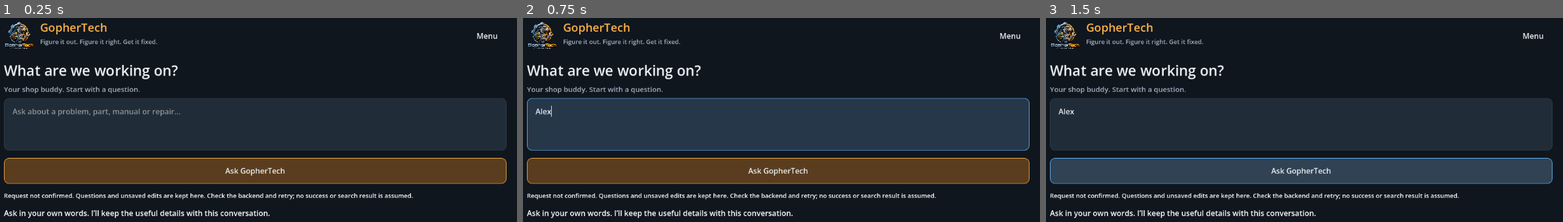
Above: before the commit, frames 1-3 (left to right).
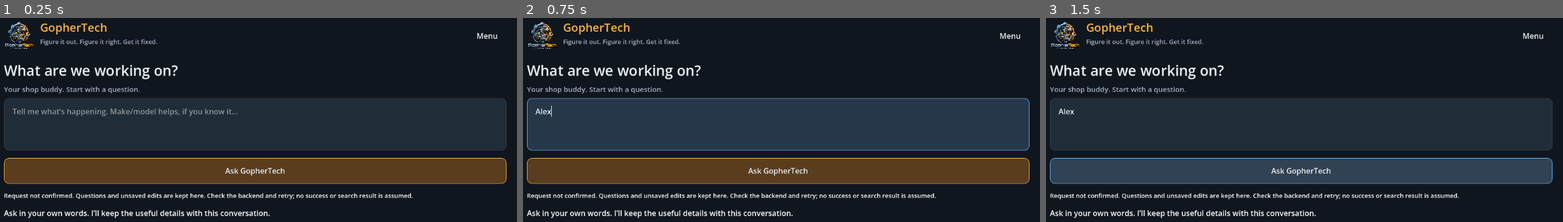
Above: after the commit, the same moments.

Repository: Hawklabs-dev/GopherTech
Game: Godot game, scene res://shop_dashboard.tscn
Same seed, same stepped clock (60 frames per second), same inputs: the game is played once before the commit and once after it.
Inputs (mouse positions are in pixels of both pictures, inside the frame that each line leads up to):
- Up to frame 1 (0.25 s): no input
- Up to frame 2 (0.75 s): click (776, 124) at 0.52 s; type "Alex" at 0.6 s
- Up to frame 3 (1.5 s): click "Ask GopherTech" at 1.25 s

The runs differ from the first frame. In frame 1, 0.6% of the frame differs, in the area x 2-46%, y 44-49%; in frame 2, nothing differs; in frame 3, nothing differs.

Commit message:
Refine workshop follow-ups, visible evidence and answer scrolling

Diff:
--- a/Godot/gopher-tech/job_workspace.gd
+++ b/Godot/gopher-tech/job_workspace.gd
@@ -1,5 +1,5 @@
 extends VBoxContainer
-## Persistent reference-mode conversations. No model, credential or paid API calls.
+## Persistent conversations with source research and optional local passage selection.
 
 signal job_loaded(job: Dictionary)
 signal save_notice(value: String)
@@ -39,6 +39,8 @@
 var applying := false
 var expanded_details: Dictionary = {}
 var sources_expanded := false
+var submitted_question := ""
+var latest_answer_paragraph := 0
 
 func label(parent: Node, value: String, size: int = 15) -> Label:
 	var node := Label.new()
@@ -70,7 +72,12 @@
 	var configured := OS.get_environment("GOPHERTECH_API_URL").strip_edges().trim_suffix("/")
 	if not configured.is_empty(): api_url = configured
 	question = TextEdit.new()
-	question.placeholder_text = "Ask about a problem, part, manual or repair…"
+	question.placeholder_text = "Tell me what’s happening. Make/model helps, if you know it…"
+	question.gui_input.connect(func(event: InputEvent):
+		if event is InputEventKey and event.pressed and event.keycode == KEY_ENTER and (event.ctrl_pressed or event.meta_pressed):
+			question.accept_event()
+			ask()
+	)
 	question.wrap_mode = TextEdit.LINE_WRAPPING_BOUNDARY
 	question.custom_minimum_size.y = 110
 	add_child(question)
@@ -166,6 +173,7 @@
 	operation = kind
 	busy = true
 	ask_button.disabled = true
+	if kind == "question": ask_button.text = "Finding useful information…"
 	var error := request_node.request(api_url + path, ["Content-Type: application/json"], method, "" if method == HTTPClient.METHOD_GET else JSON.stringify(body))
 	if error != OK:
 		if kind == "state":
@@ -173,6 +181,7 @@
 			pending_state = in_flight_state.duplicate(true)
 		busy = false
 		ask_button.disabled = false
+		ask_button.text = "Ask GopherTech"
 		set_status("Backend unavailable. Your question is kept; it has not been saved. Start run_backend.sh and retry.")
 
 func ask() -> void:
@@ -190,6 +199,7 @@
 		request_fingerprint = fingerprint
 	var body := {"question":value,"request_key":request_key}
 	if job.has("id"): body["job_id"] = job["id"]
+	submitted_question = value
 	set_status("Reading saved and manufacturer references…")
 	send("question", "/jobs/question", body)
 
@@ -219,7 +229,11 @@
 	conversation.text = "Ask a question to start a saved conversation."
 	document_panel.visible = false
 	job_loaded.emit(job)
-	set_status("New job • Reference mode (not AI).")
+	expanded_details.clear()
+	sources_expanded = false
+	request_key = ""
+	question.grab_focus()
+	set_status("New conversation · Start with what you know.")
 
 func save_state(changes: Dictionary) -> void:
 	pending_state.merge(changes, true)
@@ -283,7 +297,7 @@
 	if paragraphs.is_empty(): return value
 	var selected := PackedStringArray([paragraphs[0]])
 	for paragraph in paragraphs.slice(1):
-		if paragraph.begins_with("Next ") or paragraph.begins_with …(127 unchanged characters)…  engineering" in paragraph or paragraph.ends_with("?"):
+		if paragraph.begins_with("Next ") or paragraph.begins_with …(127 unchanged characters)…  engineering" in paragraph or paragraph.begins_with("Page ") or paragraph.begins_with("Source:") or "applicability" in paragraph.to_lower() or paragraph.ends_with("?"):
 			selected.append(paragraph)
 	return "\n\n".join(selected)
 
@@ -292,10 +306,11 @@
 	for entry in job.get("messages", []):
 		var id := str(entry["id"])
 		var content: String = entry["content"]
+		if entry["role"] == "assistant": latest_answer_paragraph = transcript.count("\n")
 		if entry["role"] == "assistant" and not expanded_details.get(id, false):
 			content = brief_answer(content)
 		transcript += "[color=#ffb347][b]%s[/b][/color]\n%s\n" % ["You" if entry["role"] == "user" else "GopherTech", escape(content)]
-		if entry["role"] == "assistant":
+		if entry["role"] == "assistant" and brief_answer(entry["content"]) != entry["content"]:
 			transcript += "[url=detail:%s][color=#a6b3c4]%s[/color][/url]\n" % [id, "Less detail" if expanded_details.get(id, false) else "Technical details"]
 		transcript += "\n"
 	if transcript.is_empty(): transcript = "Ask your question above to continue.\n\n"
@@ -343,6 +358,7 @@
 func on_response(result: int, code: int, _headers: PackedStringArray, body: PackedByteArray) -> void:
 	busy = false
 	ask_button.disabled = false
+	ask_button.text = "Ask GopherTech"
 	var parser := JSON.new()
 	var data: Variant = null
 	if parser.parse(body.get_string_from_utf8()) == OK: data = parser.data
@@ -366,7 +382,7 @@
 		jobs = data.get("jobs", [])
 		job_list.clear()
 		for entry in jobs: job_list.add_item(entry["title"] + "  •  " + entry["updated_at"].substr(0, 10))
-		set_status("Reference mode (not AI). Jobs save to this computer.")
+		set_status("Conversations save to this computer. Research uses available sources.")
 		if operation == "startup" and not jobs.is_empty():
 			open_job(jobs[0]["id"])
 			return
@@ -389,7 +405,7 @@
 		apply_job(data)
 		set_status("Saved · " + str(job.get("title", "Workshop job")) + " · Source research.")
 		if operation == "question":
-			question.text = ""
+			if question.text.strip_edges() == submitted_question: question.text = ""
 			request_key = ""
 			document_panel.visible = false
 			answer_ready.emit()
--- a/Godot/gopher-tech/milestone_one_smoke.gd
+++ b/Godot/gopher-tech/milestone_one_smoke.gd
@@ -31,6 +31,19 @@
 	check(not "Original UI fixture source" in work.conversation.text, "supporting sources start collapsed")
 	work.on_link("sources")
 	check("Original UI fixture source" in work.conversation.text, "supporting sources remain accessible")
+	var sourced := "Page 7: Original fixture finding.\n\nLocal AI selected this fixture. Exact source extracts; applicability still needs confirmation.\n\nSource: https://engines.honda.com/fixture\nCheck region and follow all precautions."
+	var brief: String = work.brief_answer(sourced)
+	check("Page 7" in brief and "Source:" in brief and "precautions" in brief, "finding, citation and precautions stay visible without expanding details")
+	work.operation = "question"
+	work.submitted_question = "Original submitted question"
+	work.question.text = "A new draft typed while waiting"
+	var reply := {"id":"ui-fixture", "title":"Fixture", "notes":"", "parts":[], "sources":[], "messages":[{"id":3,"role":"assistant","content":sourced}]}
+	work.on_response(HTTPRequest.RESULT_SUCCESS, 200, PackedStringArray(), JSON.stringify(reply).to_utf8_buffer())
+	check(work.question.text == "A new draft typed while waiting", "incoming answer preserves a newer draft")
+	await process_frame
+	await process_frame
+	await create_timer(0.3).timeout
+	check(shop.page_scroll.scroll_vertical >= 0, "answer scrolling completes without errors")
 	for key in shop.navigation:
 		shop.menu_button.get_popup().id_pressed.emit(shop.navigation.keys().find(key))
 		check(shop.active_page == key, "menu opens " + key)
--- a/Godot/gopher-tech/shop_dashboard.gd
+++ b/Godot/gopher-tech/shop_dashboard.gd
@@ -193,7 +193,7 @@
 	job_workspace.saved_view.visible = true
 	job_workspace.job_loaded.connect(on_job_loaded)
 	job_workspace.ask_button.add_theme_stylebox_override("normal", style(Color("593d1e"), AMBER))
-	job_workspace.answer_ready.connect(func(): page_scroll.set_deferred("scroll_vertical", int(page_scroll.get_v_scroll_bar().max_value)))
+	job_workspace.answer_ready.connect(scroll_to_answer)
 	job_workspace.save_notice.connect(func(value: String): parts_message.text = value)
 	reference_desk.question_notes.text_changed.connect(func():
 		if not syncing_job: job_workspace.notes.text = reference_desk.question_notes.text
@@ -463,3 +463,18 @@
 		mix_result.text = "That number is too large to calculate."
 		return
 	mix_result.text = "Add %.2f mL of specified oil to %s L of fuel for %s:1." % [oil, fuel, ratio]
+
+
+func scroll_to_answer() -> void:
+	# Wait for wrapping/container layout, then land at the start of the new answer.
+	await get_tree().process_frame
+	await get_tree().process_frame
+	if active_page != "home": return
+	var transcript: RichTextLabel = job_workspace.conversation
+	var paragraph: int = mini(job_workspace.latest_answer_paragraph, transcript.get_paragraph_count() - 1)
+	var offset: float = transcript.get_paragraph_offset(maxi(0, paragraph))
+	var target: float = page_scroll.scroll_vertical + transcript.global_position.y - page_scroll.global_position.y + offset - 12.0
+	var bar := page_scroll.get_v_scroll_bar()
+	target = clampf(target, 0.0, maxf(0.0, bar.max_value - bar.page))
+	var motion := create_tween()
+	motion.tween_property(page_scroll, "scroll_vertical", int(target), 0.22).set_trans(Tween.TRANS_QUAD).set_ease(Tween.EASE_OUT)
Not shown, changed: docs/MILESTONES-2-3.md
Not shown, changed: jobs.py
Not shown, changed: retrieval.py
Not shown, changed: tests/test_jobs.py
Not shown, changed: tests/test_retrieval.py
